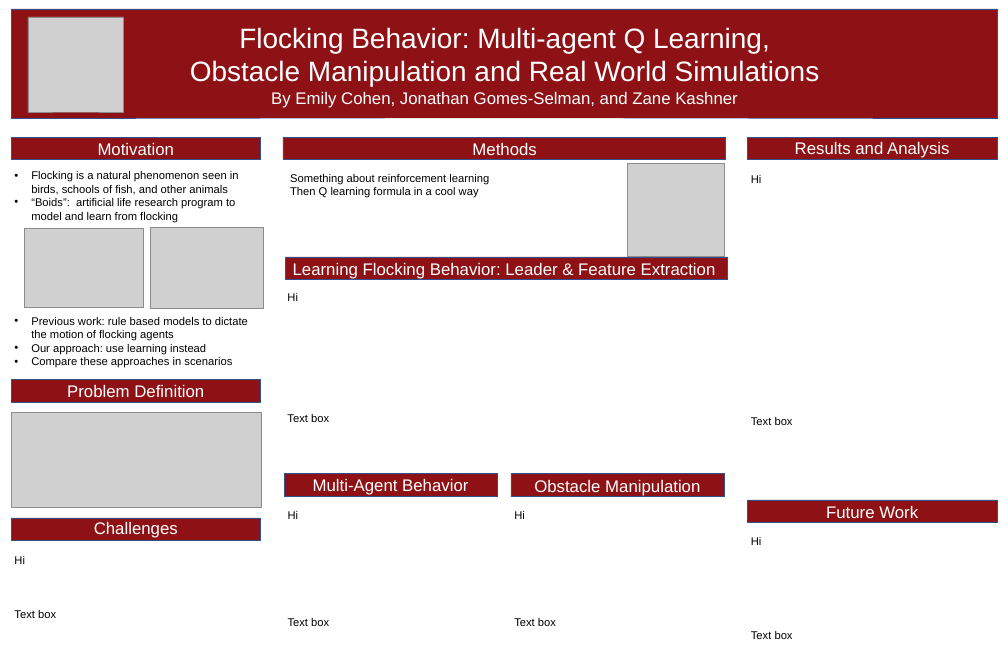
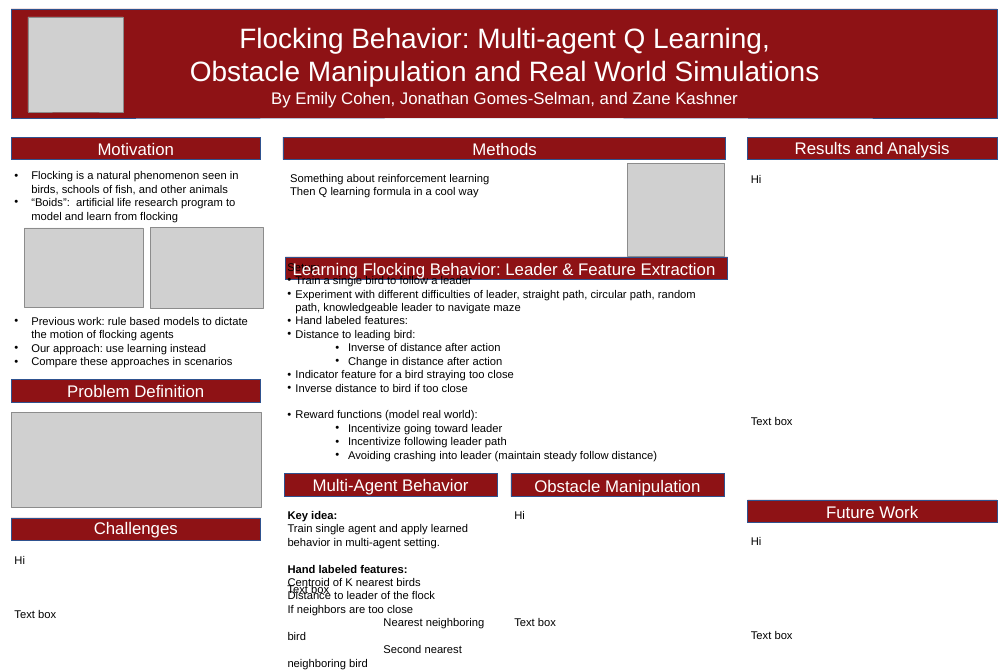
Before and after one commit to zkashner/learning-boid-flocking, a slide deck: slide 1 of cs221Poster.ppt. Drawn at 1008x672 pixels with LibreOffice and Linux fonts; fonts in the diff are those of the drawing; grey boxes stand for pictures. Boxes give left, top, right and bottom in pixels: in the first picture for what was removed or moved away, otherwise in the second. Text is boxed around its words. In the diff, an @@ line names an element or a change of style, - is before the commit and + after.

```diff
--- a/cs221Poster.ppt
+++ b/cs221Poster.ppt
@@ text "Setup:": place and size @@
-text "Setup:" at (287,293,329,422)
+text "Setup:" at (287,263,696,597)
@@ text at (287,263,696,462): text changed @@
-Hi
+Setup:
+• Train a single bird to follow a leader
+• Experiment with different difficulties of leader, straight path, circular path, random path, knowledgeable leader to navigate maze
+• Hand labeled features:
+• Distance to leading bird:
+  • Inverse of distance after action
+  • Change in distance after action
+• Indicator feature for a bird straying too close
+• Inverse distance to bird if too close
+• Reward functions (model real world):
+  • Incentivize going toward leader
+  • Incentivize following leader path
+  • Avoiding crashing into leader (maintain steady follow distance)
@@ text at (288,511,485,670): text changed @@
-Hi
+Key idea:
+Train single agent and apply learned behavior in multi-agent setting.
+Hand labeled features:
+Centroid of K nearest birds
+Distance to leader of the flock
+If neighbors are too close
+Nearest neighboring bird
+Second nearest neighboring bird
+Rewards:
+Negative reward for each neighboring bird that is too close
+Incentivize going toward the centroid of the flock
+Give incentive for going toward leader
```
Also in this commit, not shown: 7 other files.
